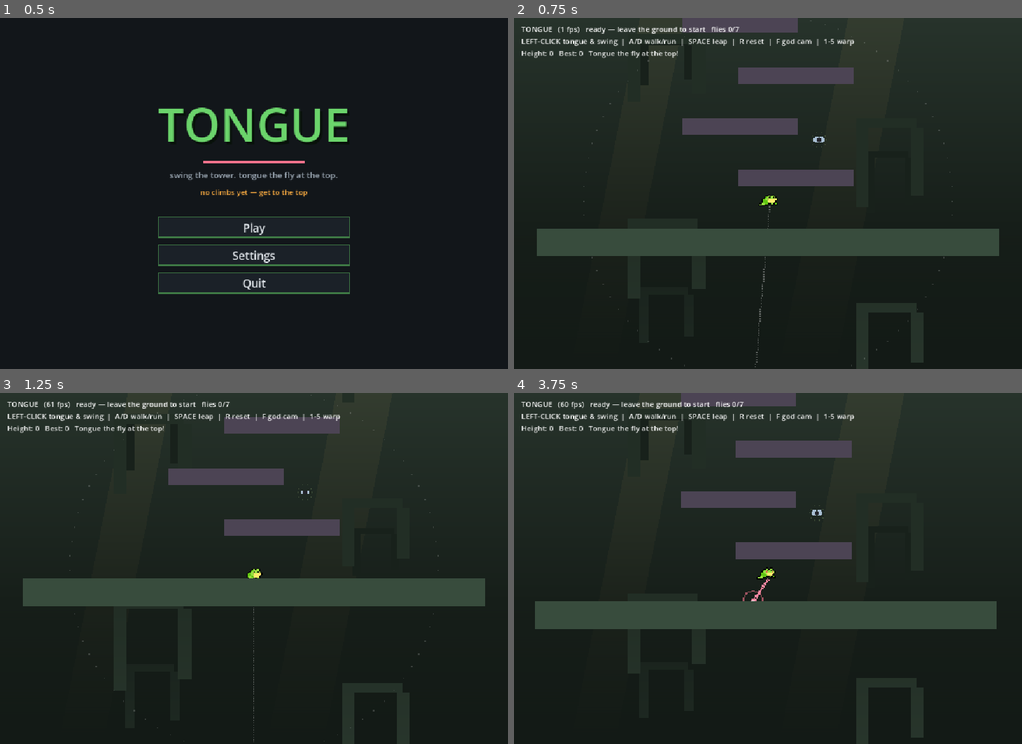
Above: before the commit, frames 1-4 (two rows, left to right).
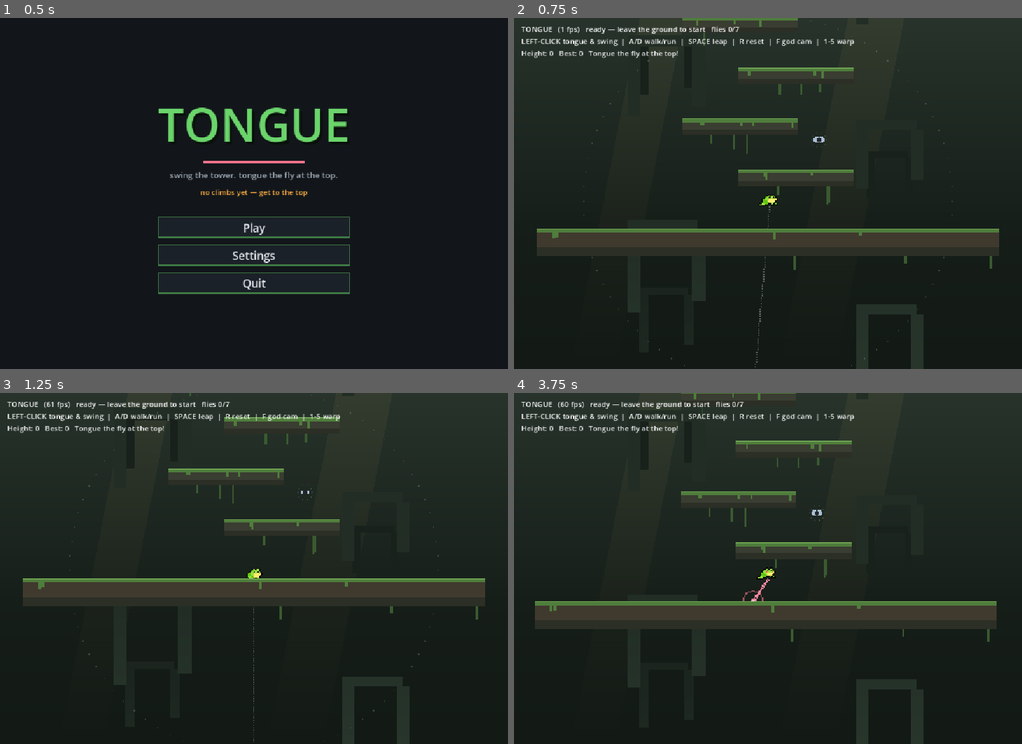
Above: after the commit, the same moments.

Repository: asg86260/Tongue
Game: Godot game, scene res://Title.tscn
The game is run twice, just before and just after one commit, with the same random seed, the same clock (stepped at 60 frames per second) and the same inputs.
Inputs (mouse positions are in pixels of both pictures, inside the frame that each line leads up to):
- Up to frame 1 (0.5 s): no input
- Up to frame 2 (0.75 s): click "Play" at 0.5 s
- Up to frame 3 (1.25 s): no input
- Up to frame 4 (3.75 s): tap Enter at 1.25 s; move the mouse to (879, 550) at 1.27 s; press the mouse at (879, 550) at 1.28 s; hold D (move_right) 1.28-2.03 s; tap Space (jump) at 1.52, 1.82, 2.27, 2.57 s; move the mouse to (666, 586) at 2.02 s; release the mouse at (666, 586) at 2.03 s; hold S (move_down) 2.03-2.78 s; tap F (godcam) at 2.1 s; move the mouse to (818, 491) at 2.77 s; hold D (move_right) 2.78-3.53 s; hold E (zoom_in) 2.78-3.53 s; tap R (reset) at 3.5 s; move the mouse to (742, 638) at 3.52 s; hold W (move_up) from 3.53 s (still down); tap Q (zoom_out) at 3.6 s; click (742, 638) at 3.67 s

Frame 1 is identical in both runs. In frame 2, 7.7% of the frame differs, in the area x 4-96%, y 0-100%; in frame 3, 6.7%; in frame 4, 7.8%, in the area x 4-95%, y 0-100%.

Commit message:
Mossy-stone ledges + world-anchored parallax
- _make_static now builds stone ledges with a moss cap, highlight, drips and
  hanging vines (deterministic per ledge); earthy ground, cool stone ceilings.
- Fix backdrop parallax: seed each gateway by its world tile index (not screen
  row) so shapes no longer morph when scrolling; gentler drift factors.

Co-Authored-By: Claude Opus 4.8 <noreply@anthropic.com>

Diff:
--- a/Backdrop.gd
+++ b/Backdrop.gd
@@ -46,9 +46,9 @@
 				Vector2(sx + w - skew, vp.y), Vector2(sx - skew, vp.y)]),
 			PackedColorArray([top, top, bot, bot]))
 
-	# parallax ruin layers (gateways receding up the tower)
-	_ruin_layer(vp, cam, 0.10, 540.0, 0.70, RUIN_FAR)
-	_ruin_layer(vp, cam, 0.26, 400.0, 1.0, RUIN_MID)
+	# parallax ruin layers (gateways receding up the tower) — gentle drift
+	_ruin_layer(vp, cam, 0.05, 540.0, 0.70, RUIN_FAR)
+	_ruin_layer(vp, cam, 0.13, 400.0, 1.0, RUIN_MID)
 
 	# soft mist band low on screen
 	draw_polygon(
@@ -56,21 +56,25 @@
 			Vector2(vp.x, vp.y), Vector2(0, vp.y)]),
 		PackedColorArray([Color(MIST.r, MIST.g, MIST.b, 0.0), Color(MIST.r, MIST.g, MIST.b, 0.0), MIST, MIST]))
 
-# a vertically-tiled layer of broken stone gateways, parallax-scrolled by the camera
+# a vertically-tiled layer of broken stone gateways, parallax-scrolled by the camera.
+# Each gateway's shape is seeded by its ABSOLUTE world tile index, so shapes stay fixed
+# and only slide as you climb (no morphing when the scroll wraps).
 func _ruin_layer(vp: Vector2, cam: Vector2, f: float, period: float, scale: float, col: Color) -> void:
-	var scroll := fmodp(cam.y * f, period)
+	var scroll := cam.y * f
 	var ox := -cam.x * f * 0.5
-	var rows := int(vp.y / period) + 2
+	var base := int(floor(scroll / period))
+	var rows := int(vp.y / period) + 3
 	for k in range(-1, rows):
-		var y := k * period + scroll + 60.0
-		# two gateways per row, staggered, with index-based variation
-		_gateway(vp.x * 0.30 + ox, y, scale, col, k)
-		_gateway(vp.x * 0.74 + ox, y + period * 0.45, scale * 0.85, col, k + 3)
+		var tile := base + k                       # absolute, world-anchored
+		var y := tile * period - scroll + 60.0     # smooth projection to screen
+		# two gateways per row, staggered, each with a stable per-tile shape
+		_gateway(vp.x * 0.30 + ox, y, scale, col, tile)
+		_gateway(vp.x * 0.74 + ox, y + period * 0.45, scale * 0.85, col, tile * 7 + 3)
 
 # a ruined stone gateway silhouette: two pillars + a broken lintel
 func _gateway(cx: float, y: float, s: float, col: Color, seed: int) -> void:
 	var pw := 30.0 * s
-	var ph := (150.0 + (seed % 3) * 26.0) * s
+	var ph := (150.0 + posmod(seed, 3) * 26.0) * s
 	var gap := 110.0 * s
 	draw_rect(Rect2(cx - gap * 0.5 - pw, y, pw, ph), col)
 	draw_rect(Rect2(cx + gap * 0.5, y, pw, ph * 0.86), col)   # one pillar broken shorter
--- a/Game.gd
+++ b/Game.gd
@@ -71,7 +71,21 @@
 	add_child(win_screen)
 	start_best = Save.best_height
 
-func _make_static(pos: Vector2, size: Vector2, col := Color(0.30, 0.27, 0.33)) -> void:
+const STONE := Color("3a3d31")        # warm grey-green stone
+const STONE_LO := Color("2c2f25")      # stone in shadow (lower band)
+const MOSS_CAP := Color("4f7d3c")      # moss along the top
+const MOSS_HI := Color("6fa353")       # moss highlight
+const VINE := Color("3a5a30")          # hanging vines
+
+func _add_rect(parent: Node2D, cx: float, cy: float, w: float, h: float, col: Color) -> void:
+	var p := Polygon2D.new()
+	p.polygon = PackedVector2Array([
+		Vector2(cx - w * 0.5, cy - h * 0.5), Vector2(cx + w * 0.5, cy - h * 0.5),
+		Vector2(cx + w * 0.5, cy + h * 0.5), Vector2(cx - w * 0.5, cy + h * 0.5)])
+	p.color = col
+	parent.add_child(p)
+
+func _make_static(pos: Vector2, size: Vector2, stone := STONE, mossy := true) -> void:
 	var sb := StaticBody2D.new()
 	sb.position = pos
 	sb.collision_layer = 1
@@ -80,13 +94,29 @@
 	shape.size = size
 	cs.shape = shape
 	sb.add_child(cs)
-	var poly := Polygon2D.new()
 	var hx := size.x * 0.5
 	var hy := size.y * 0.5
-	poly.polygon = PackedVector2Array([
-		Vector2(-hx, -hy), Vector2(hx, -hy), Vector2(hx, hy), Vector2(-hx, hy)])
-	poly.color = col
-	sb.add_child(poly)
+	# stone body + a darker shadow band along the bottom third
+	_add_rect(sb, 0, 0, size.x, size.y, stone)
+	_add_rect(sb, 0, hy - size.y * 0.16, size.x, size.y * 0.32, STONE_LO)
+	# hanging vines from the underside (deterministic per ledge)
+	var rng := RandomNumberGenerator.new()
+	rng.seed = int(pos.x * 7.0 + pos.y * 13.0)
+	var vines := 1 + rng.randi() % 3
+	for i in vines:
+		var vx := rng.randf_range(-hx + 8.0, hx - 8.0)
+		var vl := rng.randf_range(14.0, 42.0)
+		var vw := rng.randf_range(3.0, 6.0)
+		_add_rect(sb, vx, hy + vl * 0.5, vw, vl, VINE)
+	if mossy:
+		# moss cap along the top, with a brighter highlight line and a few drips
+		_add_rect(sb, 0, -hy + 4.0, size.x, 8.0, MOSS_CAP)
+		_add_rect(sb, 0, -hy + 1.0, size.x, 2.0, MOSS_HI)
+		var drips := 2 + rng.randi() % 3
+		for i in drips:
+			var dx := rng.randf_range(-hx + 6.0, hx - 6.0)
+			var dl := rng.randf_range(5.0, 16.0)
+			_add_rect(sb, dx, -hy + 8.0 + dl * 0.5, rng.randf_range(4.0, 9.0), dl, MOSS_CAP)
 	add_child(sb)
 
 func _make_anchor(pos: Vector2, r: float) -> void:
@@ -107,12 +137,12 @@
 	var lv := LevelData.tower()
 	level_spawn = lv["spawn"]
 	var g = lv["ground"]
-	_make_static(Vector2(g[0], g[1]), Vector2(g[2], g[3]), Color(0.22, 0.30, 0.24))
+	_make_static(Vector2(g[0], g[1]), Vector2(g[2], g[3]), Color("403a2e"))
 	for p in lv["platforms"]:
 		_make_static(Vector2(p[0], p[1]), Vector2(p[2], p[3]))
-	# overhead slabs you grapple the underside of (stone grey-blue)
+	# overhead slabs you grapple the underside of (cooler stone, no top moss)
 	for c in lv.get("ceilings", []):
-		_make_static(Vector2(c[0], c[1]), Vector2(c[2], c[3]), Color(0.34, 0.34, 0.40))
+		_make_static(Vector2(c[0], c[1]), Vector2(c[2], c[3]), Color("3c3f44"), false)
 	# landings: narrow skill-check ledges (no safe-rest affordance — drawn like platforms)
 	for p in lv.get("perches", []):
 		_make_static(Vector2(p[0], p[1]), Vector2(p[2], p[3]))
